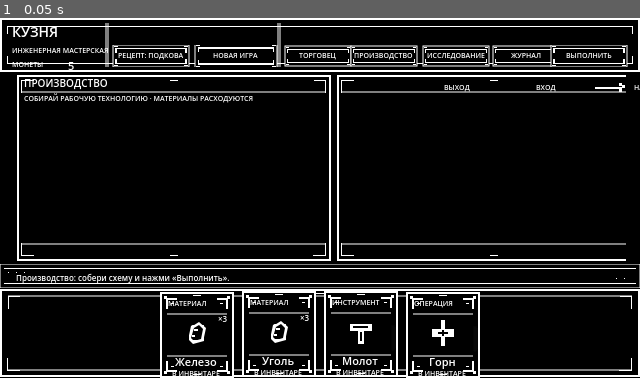
Above: before the commit, frame 1.
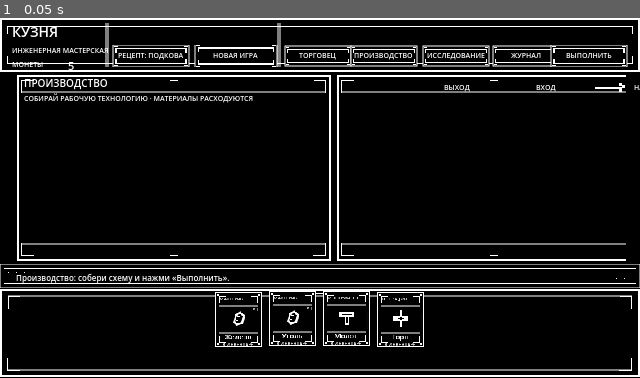
Above: after the commit, the same moment.

Repository: Blyaprint/new-1-bit-kuznya
Game: Godot game, scene res://scenes/board_prototype.tscn
Two runs of this game, one before a commit and one after it. Both use one fixed random seed, a clock stepped at 60 frames per second and the inputs below.
Inputs:
- Up to frame 1 (0.05 s): no input

The runs differ from the first frame. In frame 1, 3.8% of the frame differs, in the area x 25-75%, y 75-100%.

Commit message:
Shrink cards by 35 percent and align card ports and button hitboxes

Diff:
--- a/scripts/board_prototype.gd
+++ b/scripts/board_prototype.gd
@@ -1,6 +1,6 @@
 extends Control
 
-const CARD_SIZE := Vector2(76, 88)
+const CARD_SIZE := Vector2(49.4, 57.2)
 const CARD_VIEW_SCENE := preload("res://scenes/ui/card_view.tscn")
 const HAND_HEIGHT := 90.0
 const HEADER_HEIGHT := 54.0
@@ -323,23 +323,23 @@
 
 
 func _market_button_rect() -> Rect2:
-	return Rect2(Vector2(284.0, 27.0), Vector2(62.0, 22.0))
+	return Rect2(Vector2(284.0, 27.0), Vector2(62.0, 20.0))
 
 
 func _production_button_rect() -> Rect2:
-	return Rect2(Vector2(350.0, 27.0), Vector2(68.0, 22.0))
+	return Rect2(Vector2(350.0, 27.0), Vector2(68.0, 20.0))
 
 
 func _research_button_rect() -> Rect2:
-	return Rect2(Vector2(422.0, 27.0), Vector2(66.0, 22.0))
+	return Rect2(Vector2(422.0, 27.0), Vector2(66.0, 20.0))
 
 
 func _recipe_button_rect() -> Rect2:
-	return Rect2(Vector2(112.0, 27.0), Vector2(78.0, 22.0))
+	return Rect2(Vector2(112.0, 27.0), Vector2(78.0, 20.0))
 
 
 func _new_game_button_rect() -> Rect2:
-	return Rect2(Vector2(194.0, 27.0), Vector2(84.0, 22.0))
+	return Rect2(Vector2(194.0, 27.0), Vector2(84.0, 20.0))
 
 
 func _new_game_dialog_rect() -> Rect2:
@@ -393,11 +393,11 @@
 
 
 func _journal_button_rect() -> Rect2:
-	return Rect2(Vector2(492.0, 27.0), Vector2(54.0, 22.0))
+	return Rect2(Vector2(492.0, 27.0), Vector2(54.0, 20.0))
 
 
 func _action_button_rect() -> Rect2:
-	return Rect2(Vector2(550.0, 27.0), Vector2(78.0, 22.0))
+	return Rect2(Vector2(550.0, 27.0), Vector2(78.0, 20.0))
 
 
 func _trade_window_rect() -> Rect2:
@@ -839,7 +839,7 @@
 func _port_position(card: Dictionary, is_output: bool, port_index: int) -> Vector2:
 	var center := _card_center(card)
 	var ports := _output_ports(card) if is_output else _input_ports(card)
-	var y_offset := (float(port_index) - float(ports.size() - 1) * 0.5) * 24.0
+	var y_offset := (float(port_index) - float(ports.size() - 1) * 0.5) * 15.6
 	return center + Vector2(CARD_SIZE.x * 0.5 if is_output else -CARD_SIZE.x * 0.5, y_offset)
 
 
@@ -851,7 +851,7 @@
 			continue
 		var ports := _output_ports(card) if is_output else _input_ports(card)
 		for i in range(ports.size()):
-			if point.distance_to(_port_position(card, is_output, i)) <= 9.0:
+			if point.distance_to(_port_position(card, is_output, i)) <= 6.0:
 				return {"id": card.id, "title": card.title, "port_index": i, "port_label": str(ports[i].label)}
 	return {}
 
@@ -896,7 +896,7 @@
 
 func _hand_card_rect(index: int, count: int) -> Rect2:
 	var usable_width := maxf(220.0, size.x - 36.0)
-	var step := minf(82.0, usable_width / maxf(1.0, float(count)))
+	var step := minf(54.0, usable_width / maxf(1.0, float(count)))
 	var total_width := CARD_SIZE.x + step * maxf(0, count - 1)
 	var start_x := (size.x - total_width) * 0.5
 	var x := start_x + step * index
@@ -1061,7 +1061,8 @@
 				var move_tween := create_tween()
 				card_motion_tweens[card_id] = move_tween
 				move_tween.tween_property(view, "position", target, 0.16).set_trans(Tween.TRANS_CUBIC).set_ease(Tween.EASE_OUT)
-		view.size = CARD_SIZE
+		view.size = Vector2(76, 88)
+		view.scale = Vector2(0.65, 0.65)
 		view.call("set_card_data", card, on_board, _input_ports(card), _output_ports(card))
 	for child in card_views.get_children():
 		if child is Control and str(child.name).begins_with("Card_"):
